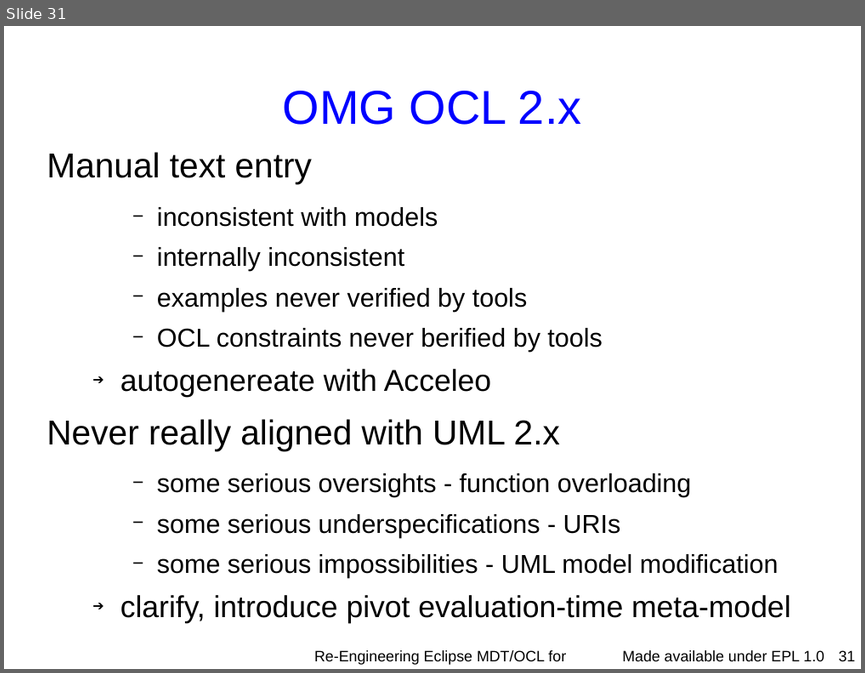
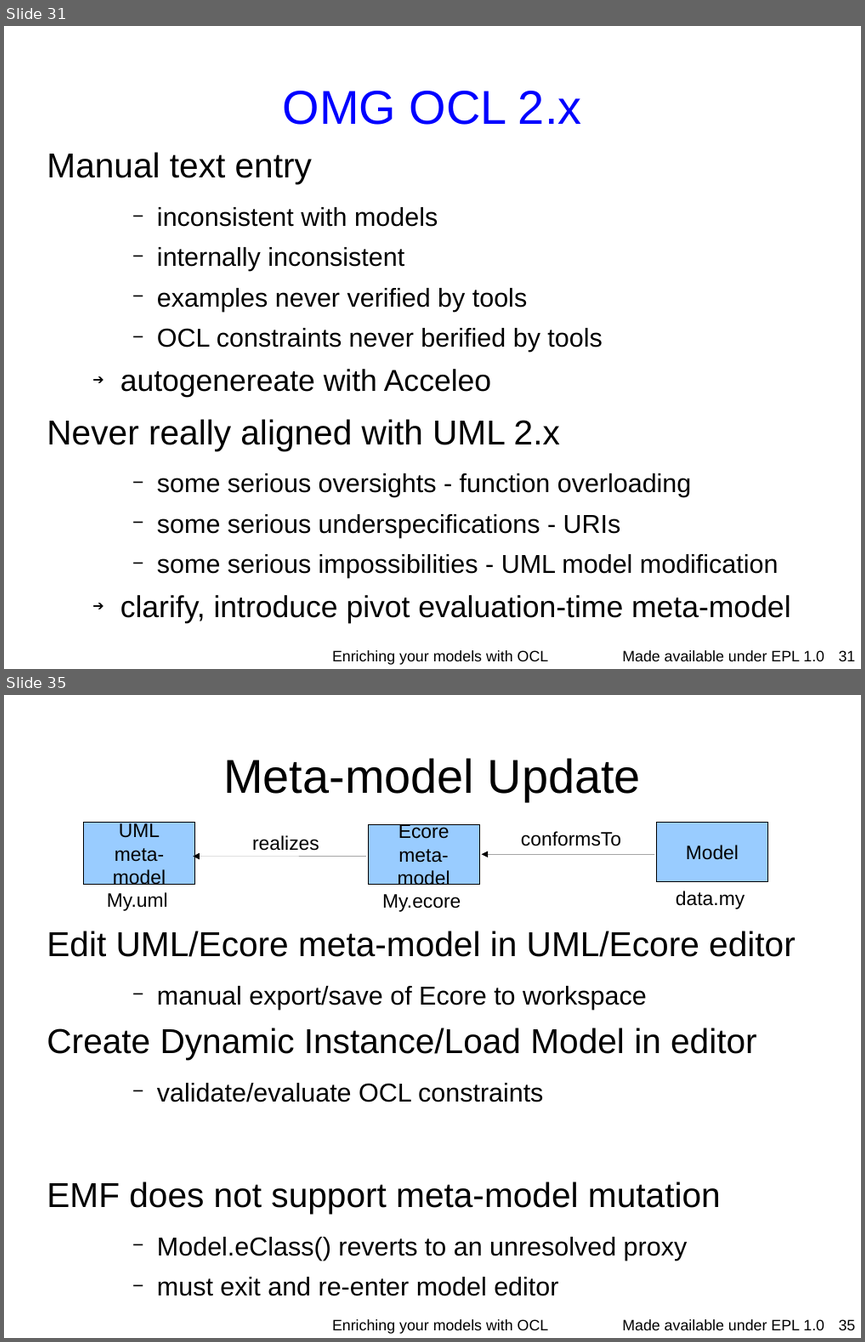
Before and after one commit to eclipse-ocl/ocl-website, a slide deck: ocl/docs/publications/ESE2010LongTalk/EnrichingWithOCL.odp. Shown one above the other, each under a label of ours: slide 31 before the commit, slides 31 and 35 after it; the slides between them are not shown. The pictures are 865x673 and 865x1342 pixels, drawn with LibreOffice and Linux fonts; fonts in the diff are those of the drawing; background and template pictures are left out. Boxes give left, top, right and bottom in pixels: in the first picture for what was removed or moved away, otherwise in the second. Text is boxed around its words. In the diff, an @@ line names an element or a change of style, - is before the commit and + after.

```diff
--- a/ocl/docs/publications/ESE2010LongTalk/EnrichingWithOCL.odp
+++ b/ocl/docs/publications/ESE2010LongTalk/EnrichingWithOCL.odp
@@ slide 35 added at (x1=4, y1=695, x2=861, y2=1338), background #FFFFFF; not listed: 1 template element that a slide beside it also shows @@
@@ title added at (x1=223, y1=758, x2=641, y2=801), 44 pt, text #000000 @@
+Meta-model Update
@@ rectangle added at (x1=83, y1=823, x2=194, y2=884), fill #99CCFF, outline #000000 0 pt, 18 pt, text #000000 @@
+UML
+meta-model
@@ text added at (x1=252, y1=835, x2=319, y2=851), 18 pt, text #000000 @@
+realizes
@@ rectangle added at (x1=368, y1=824, x2=479, y2=884), fill #99CCFF, outline #000000 0 pt, 18 pt, text #000000 @@
+Ecore
+meta-model
@@ text added at (x1=521, y1=831, x2=621, y2=846), 18 pt, text #000000 @@
+conformsTo
@@ rectangle added at (x1=656, y1=823, x2=767, y2=882), fill #99CCFF, outline #000000 0 pt, 18 pt, text #000000 @@
+Model
@@ arrow added from (366, 856) to (193, 856), #000000 0 pt @@
@@ arrow added from (655, 855) to (482, 855), #000000 0 pt @@
@@ text added at (x1=107, y1=892, x2=168, y2=911), 18 pt, text #000000 @@
+My.uml
@@ text added at (x1=382, y1=894, x2=460, y2=912), 18 pt, text #000000 @@
+My.ecore
@@ text added at (x1=676, y1=891, x2=744, y2=909), 18 pt, text #000000 @@
+data.my
@@ text added at (x1=46, y1=930, x2=795, y2=1296), 24 pt, text #000000 @@
+Edit UML/Ecore meta-model in UML/Ecore editor
+    − manual export/save of Ecore to workspace
+Create Dynamic Instance/Load Model in editor
+    − validate/evaluate OCL constraints
+EMF does not support meta-model mutation
+    − Model.eClass() reverts to an unresolved proxy
+    − must exit and re-enter model editor
@@ text added at (x1=332, y1=1319, x2=549, y2=1333), 14 pt, text #000000 @@
+Enriching your models with OCL
@@ page number added at (x1=839, y1=1319, x2=856, y2=1330), 14 pt, text #000000 @@
+35
@@ slide 31 changed as well @@
@@ text at (x1=332, y1=650, x2=549, y2=664): text changed @@
-Re-Engineering Eclipse MDT/OCL for Xtext
+Enriching your models with OCL
```
Also in this commit, not shown: 29 other slides changed, 11 other slides added, 3 other files.
